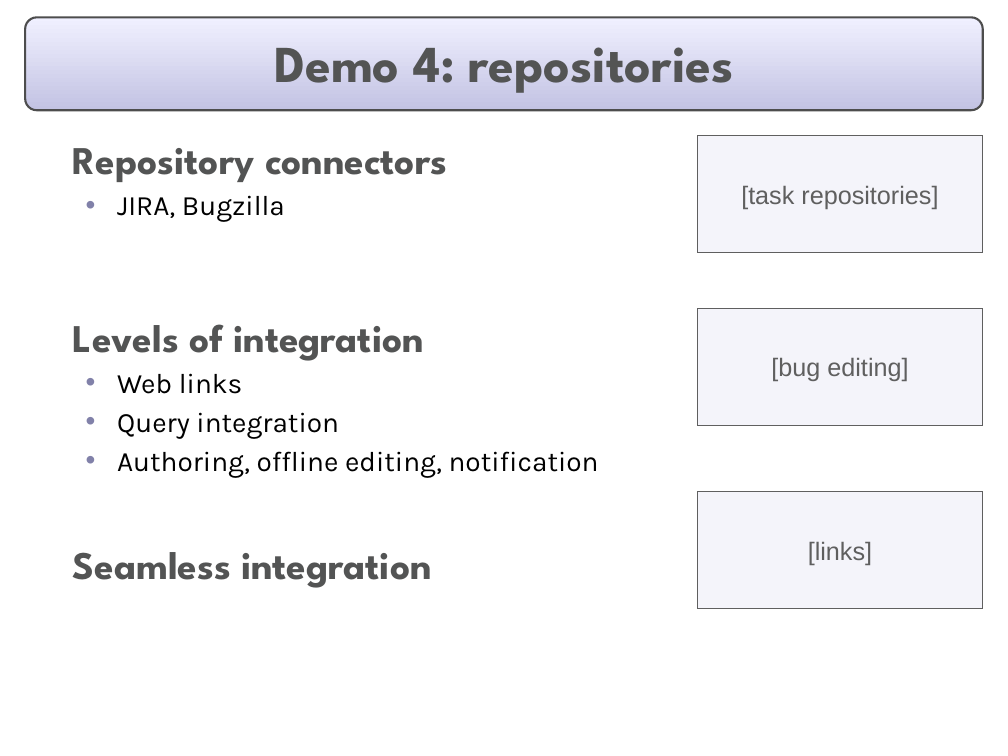
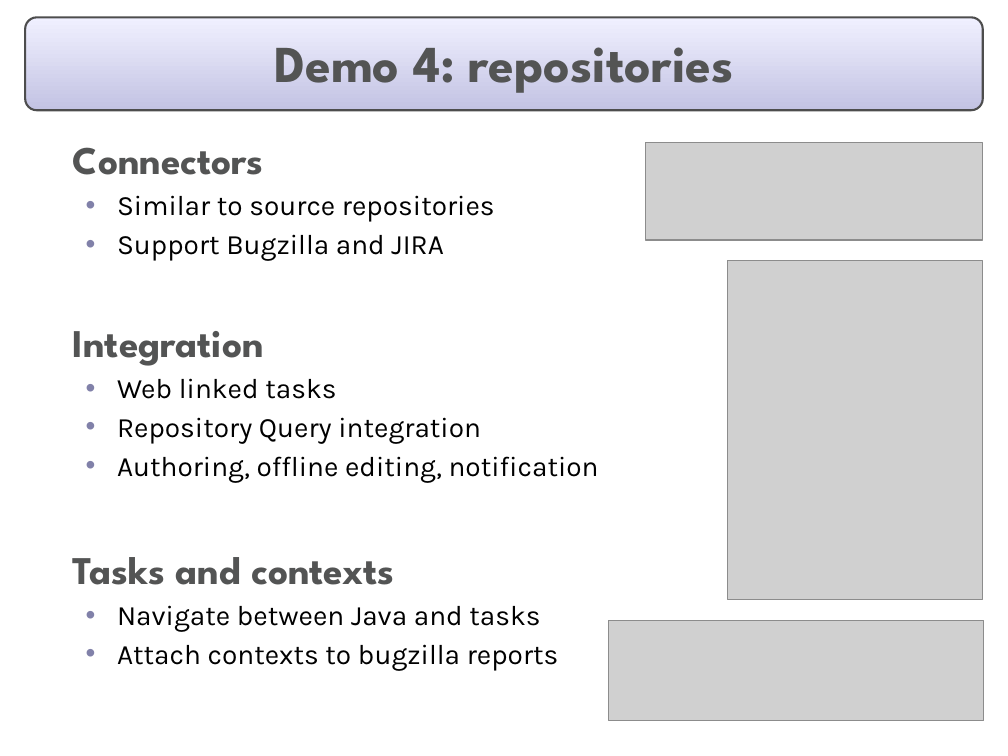
Before and after one commit to eclipse-mylyn/mylyn-website, a slide deck: slide 8 of publications/2006-03-mylar-eclipsecon.ppt. Drawn at 1008x756 pixels with LibreOffice and Linux fonts; fonts in the diff are those of the drawing; grey boxes stand for pictures. Boxes give left, top, right and bottom in pixels: in the first picture for what was removed or moved away, otherwise in the second. Text is boxed around its words. In the diff, an @@ line names an element or a change of style, - is before the commit and + after.

```diff
--- a/publications/2006-03-mylar-eclipsecon.ppt
+++ b/publications/2006-03-mylar-eclipsecon.ppt
@@ text at (73,147,495,444): text changed; size 28 to 20 pt; font League Spartan to Karla; text colour #535454 to #000000; bold off @@
-  Repository connectors
-  • JIRA, Bugzilla
-  Levels of integration
-  • Web links
-  • Query integration
+  Connectors
+  • Similar to source repositories
+  • Support Bugzilla and JIRA
+  Integration
+  • Web linked tasks
+  • Repository Query integration
@@ picture added at (645,142,983,240) @@
@@ rectangle removed at (698,136,983,253) @@
-[task repositories]
@@ picture added at (728,261,983,600) @@
@@ rectangle removed at (698,308,983,425) @@
-[bug editing]
@@ rectangle removed at (698,492,983,609) @@
-[links]
@@ text at (73,557,559,671): text changed; size 28 to 20 pt; font League Spartan to Karla; text colour #535454 to #000000; bold off @@
-  Seamless integration
+  Tasks and contexts
+  • Navigate between Java and tasks
+  • Attach contexts to bugzilla reports
@@ picture added at (609,620,984,721) @@
```
Also in this commit, not shown: 14 other slides changed.
